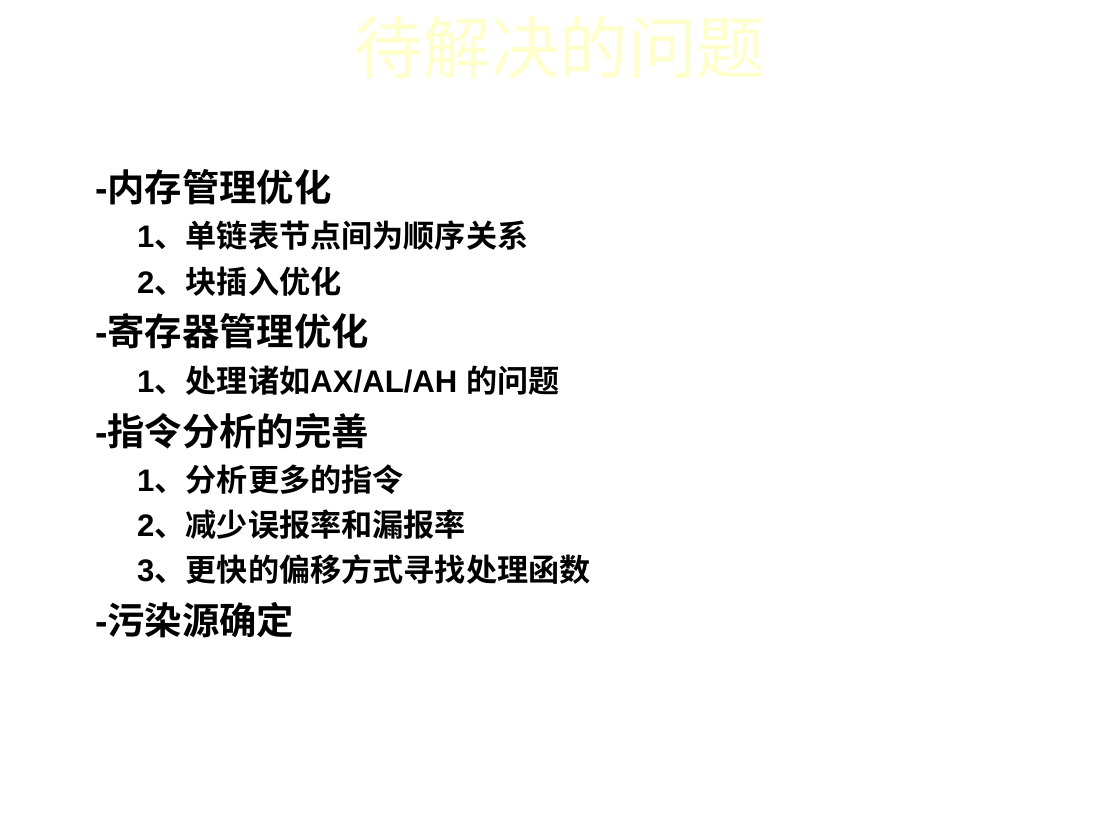
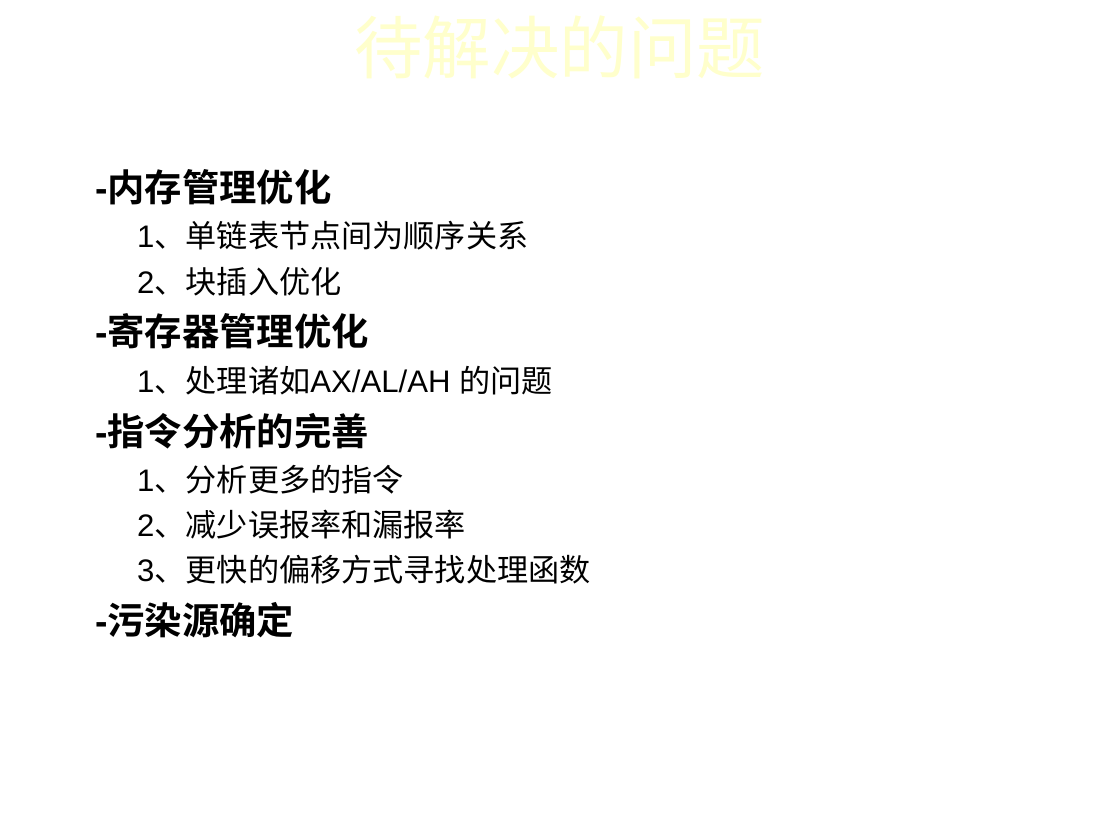
Before and after one commit to iidx/devilheart, a slide deck: slide 9 of doc/MS-Word.ppt. Drawn at 1120x840 pixels with LibreOffice and Linux fonts; fonts in the diff are those of the drawing; background and template pictures are left out. Boxes give left, top, right and bottom in pixels: in the first picture for what was removed or moved away, otherwise in the second. Text is boxed around its words. In the diff, an @@ line names an element or a change of style, - is before the commit and + after.

```diff
--- a/doc/MS-Word.ppt
+++ b/doc/MS-Word.ppt
@@ text at <box>137,223,591,584</box>: bold off in "1、单链表节点间为顺序关系", "2、块插入优化", "1、处理诸如AX/AL/AH 的问题", "1、分析更多的指令" and 2 more places @@
```
